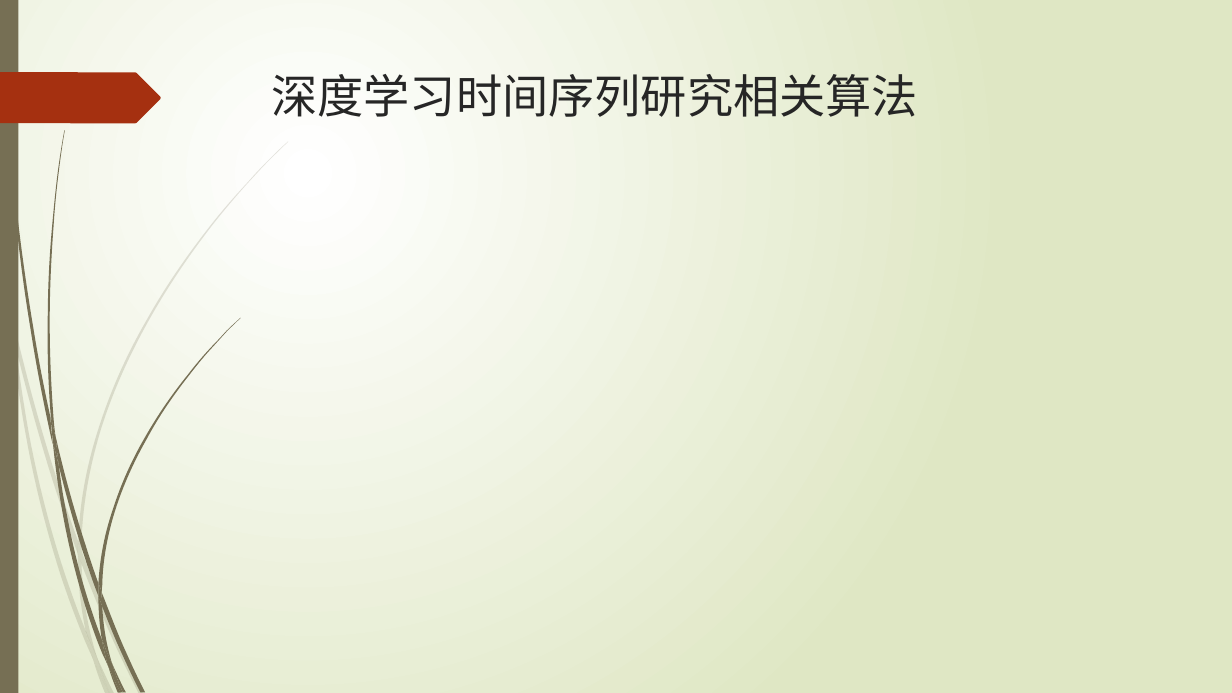
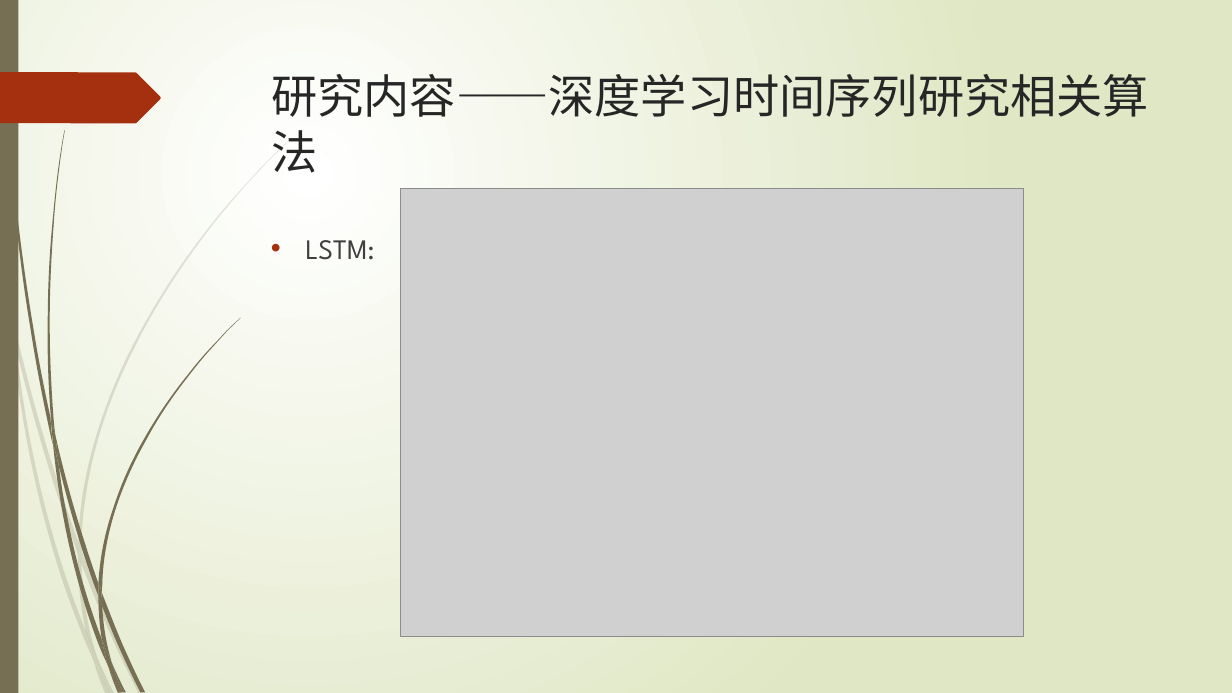
Before and after one commit to KylinJackson/Thesis, a slide deck: slide 4 of show/中期答辩.pptx (slide 5 before the commit). Drawn at 1232x693 pixels with LibreOffice and Linux fonts; fonts in the diff are those of the drawing; grey boxes stand for pictures. Boxes give left, top, right and bottom in pixels: in the first picture for what was removed or moved away, otherwise in the second. Text is boxed around its words. In the diff, an @@ line names an element or a change of style, - is before the commit and + after.

```diff
--- a/show/中期答辩.pptx
+++ b/show/中期答辩.pptx
@@ title at (x1=271, y1=74, x2=1149, y2=173): text changed @@
-深度学习时间序列研究相关算法
+研究内容——深度学习时间序列研究相关算法
@@ picture added at (x1=400, y1=189, x2=1023, y2=637) @@
@@ text added at (x1=306, y1=240, x2=375, y2=260), 22 pt, text #404040 @@
+• LSTM:
```
Also in this commit, not shown: 6 other slides changed, 7 slides added, 1 slide removed, 7 other files.
